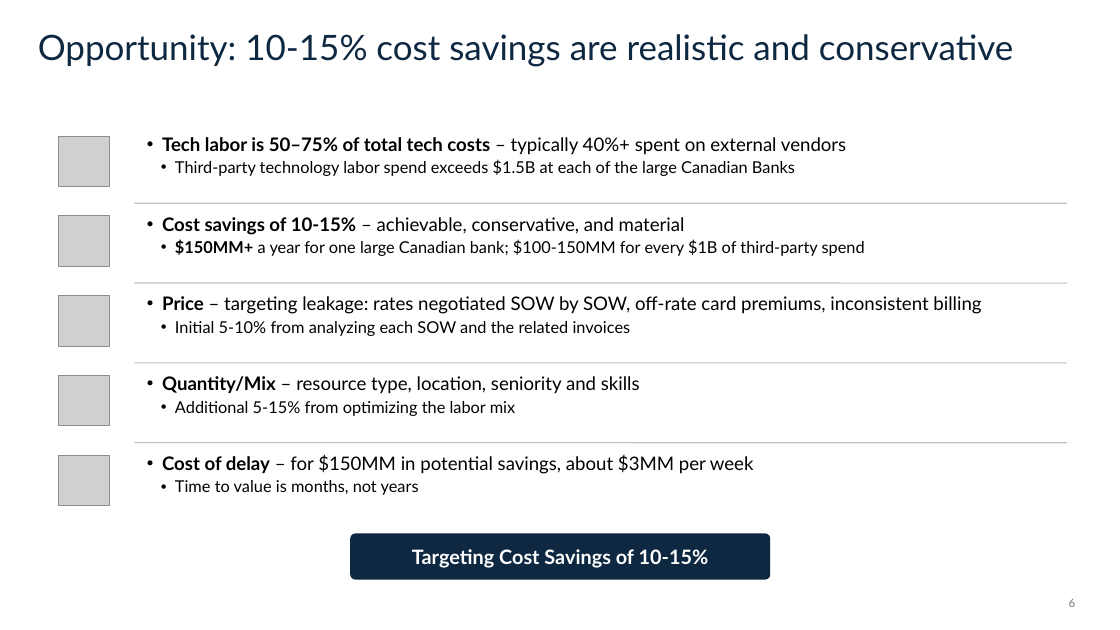
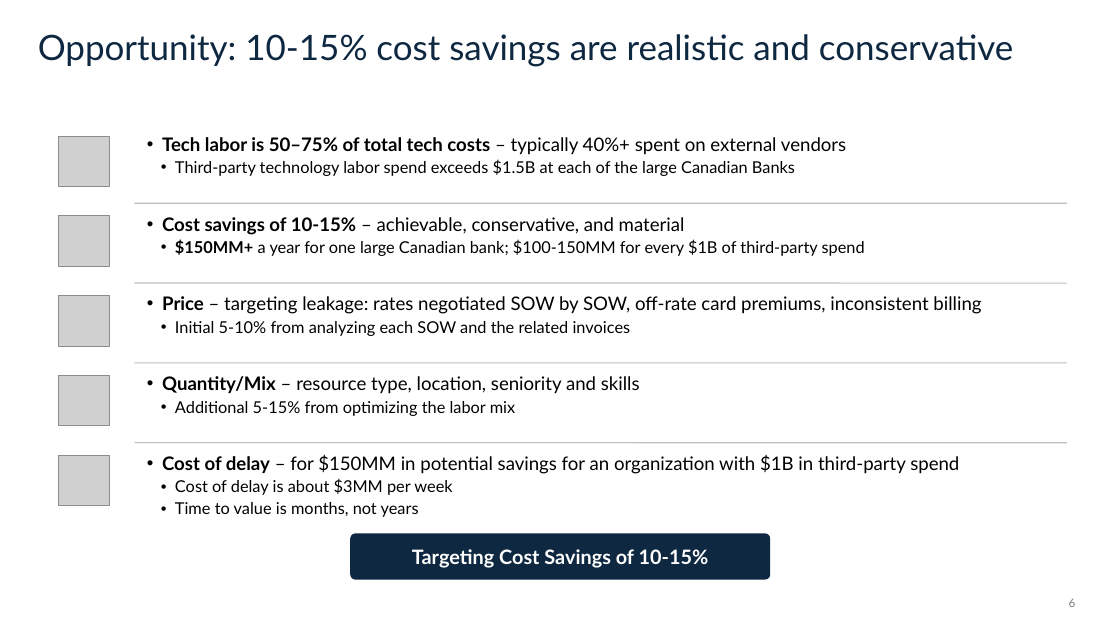
Before and after one commit to kylemac7807/twm-platform, a slide deck: slide 6 of docs/story/twm-pitch-deck-v2.pptx. Drawn at 1120x630 pixels with LibreOffice and Linux fonts; fonts in the diff are those of the drawing; grey boxes stand for pictures. Boxes give left, top, right and bottom in pixels: in the first picture for what was removed or moved away, otherwise in the second. Text is boxed around its words. In the diff, an @@ line names an element or a change of style, - is before the commit and + after.

```diff
--- a/docs/story/twm-pitch-deck-v2.pptx
+++ b/docs/story/twm-pitch-deck-v2.pptx
@@ text at (162, 454, 959, 495): text changed @@
-• Cost of delay – for $150MM in potential savings, about $3MM per week
+• Cost of delay – for $150MM in potential savings for an organization with $1B in third-party spend
+  • Cost of delay is about $3MM per week
```
Also in this commit, not shown: 13 other slides changed.
